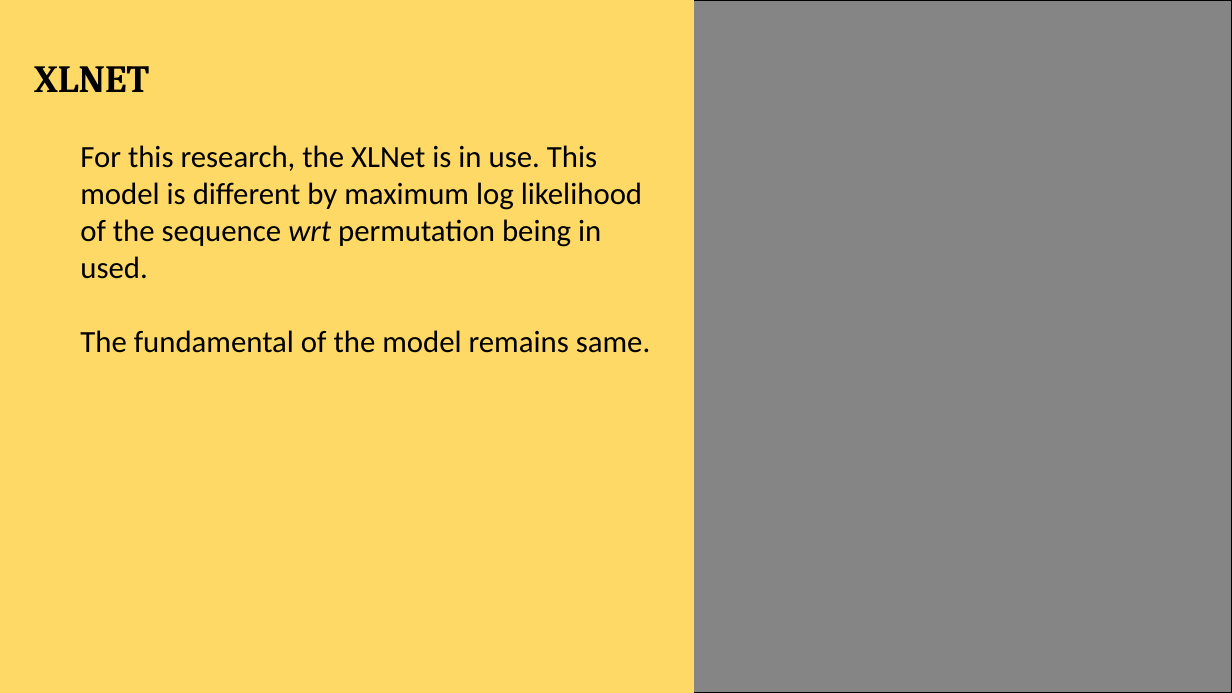
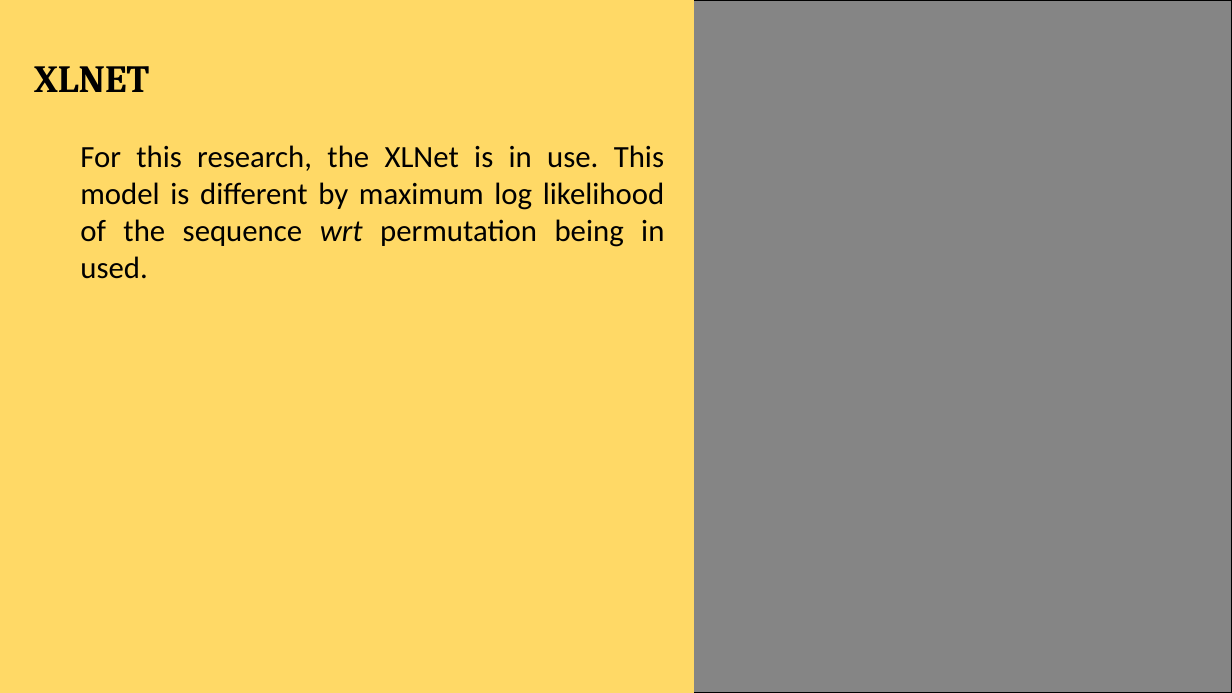
Before and after one commit to jonahwinninghoff/Text-Summarization, a slide deck: slide 8 of Presentation/BigBird.pptx. Drawn at 1232x693 pixels with LibreOffice and Linux fonts; fonts in the diff are those of the drawing; background and template pictures are left out. Boxes give left, top, right and bottom in pixels: in the first picture for what was removed or moved away, otherwise in the second. Text is boxed around its words. In the diff, an @@ line names an element or a change of style, - is before the commit and + after.

```diff
--- a/Presentation/BigBird.pptx
+++ b/Presentation/BigBird.pptx
@@ text at [80,145,664,279]: alignment left to justified @@
@@ text at [80,330,650,353]: paragraph removed @@
-    The fundamental of the model remains same.
```
Also in this commit, not shown: 1 other file.
